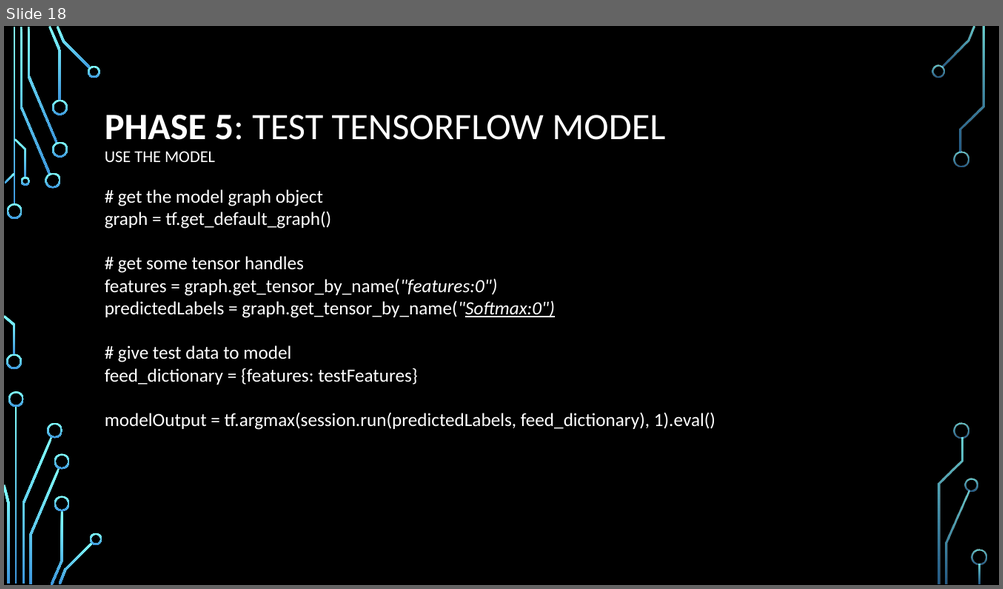
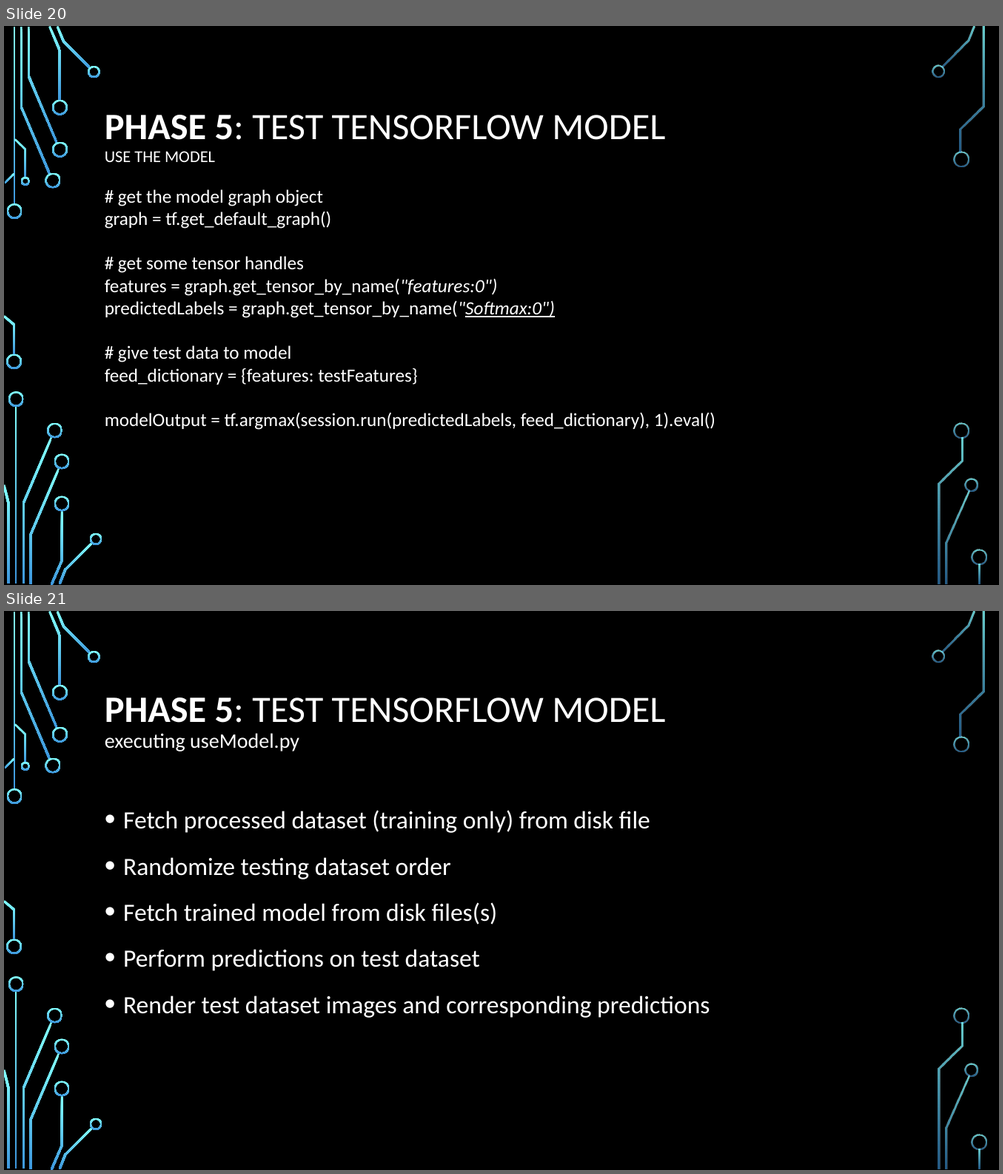
Before and after one commit to rkrenz/MNIST_TensorFlow, a slide deck: MNIST with Tensorflow.pptx. Shown one above the other, each under a label of ours: slide 18 before the commit, slides 20 and 21 after it. The pictures are 1003x589 and 1003x1174 pixels, drawn with LibreOffice and Linux fonts; fonts in the diff are those of the drawing; background and template pictures are left out. Boxes give left, top, right and bottom in pixels: in the first picture for what was removed or moved away, otherwise in the second. Text is boxed around its words. In the diff, an @@ line names an element or a change of style, - is before the commit and + after.

```diff
--- a/MNIST with Tensorflow.pptx
+++ b/MNIST with Tensorflow.pptx
@@ slide 21 added at bbox=[4, 611, 999, 1170], background picture (left out); not listed: 36 template elements that a slide beside it also shows @@
@@ title added at bbox=[105, 698, 665, 752], 36 pt, text #FFFFFF @@
+PHASE 5: TEST TENSORFLOW MODEL
+executing useModel.py
@@ text added at bbox=[123, 810, 709, 1018], 24 pt, text #FFFFFF @@
+• Fetch processed dataset (training only) from disk file
+• Randomize testing dataset order
+• Fetch trained model from disk files(s)
+• Perform predictions on test dataset
+• Render test dataset images and corresponding predictions
@@ what was slide 18 is now slide 20 @@
```
Also in this commit, not shown: 2 other slides added, 3 other files.
